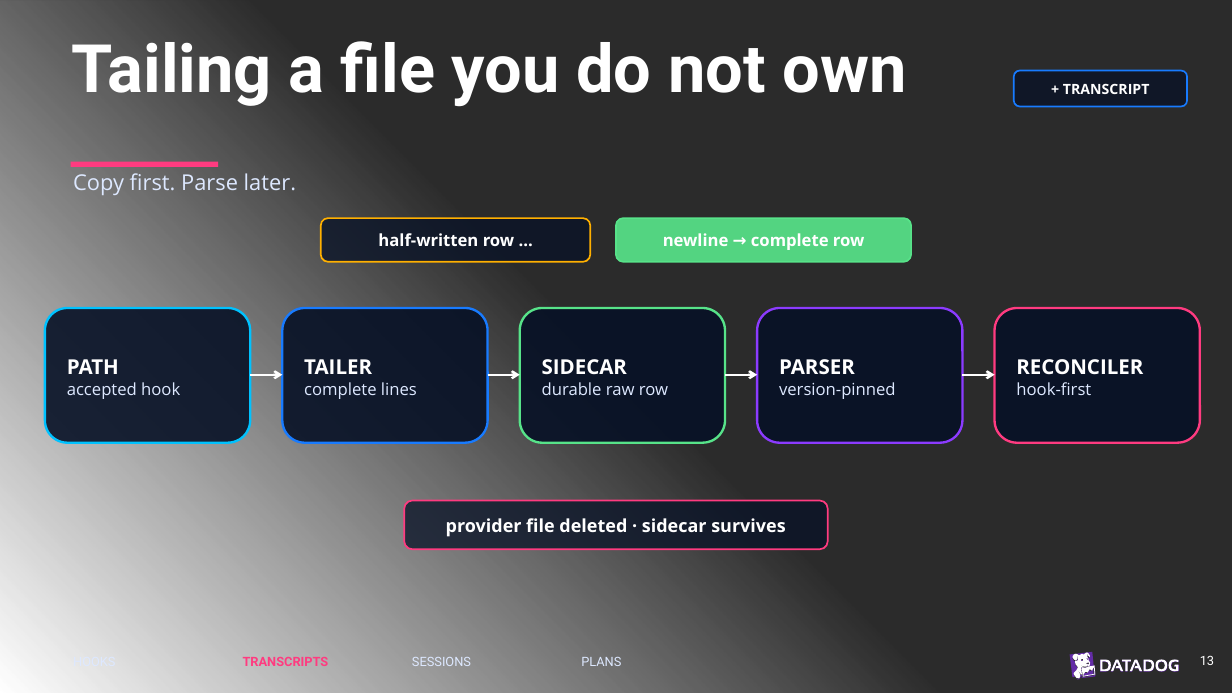
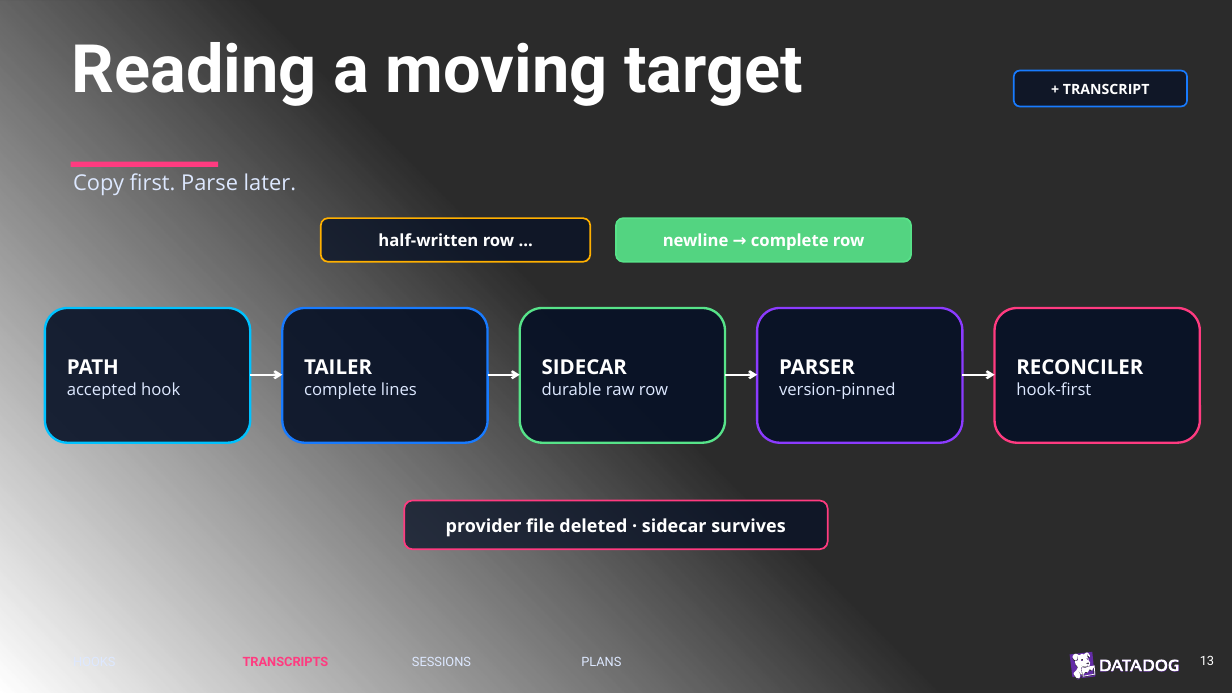
Before and after one commit to chrisnas/TechoramaNetherland2026, a slide deck: slide 17 of Harness Spy/Slides/HarnessSpy.pptx (slide 16 before the commit). Drawn at 1232x693 pixels with LibreOffice and Linux fonts; fonts in the diff are those of the drawing; background and template pictures are left out; a plain dark background stands for a picture behind light text. Boxes give left, top, right and bottom in pixels: in the first picture for what was removed or moved away, otherwise in the second. Text is boxed around its words. In the diff, an @@ line names an element or a change of style, - is before the commit and + after.

```diff
--- a/Harness Spy/Slides/HarnessSpy.pptx
+++ b/Harness Spy/Slides/HarnessSpy.pptx
@@ text at [72,31,803,106]: text changed @@
-Tailing a file you do not own
+Reading a moving target
```
Also in this commit, not shown: 5 other slides changed, 5 slides added, 2 slides removed, 32 other files.
